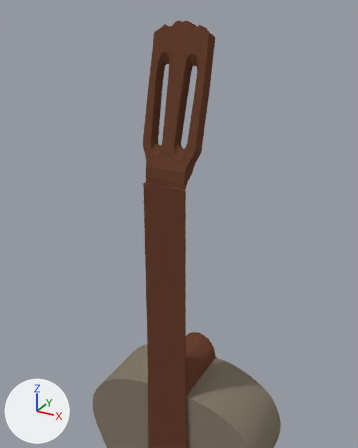
What one commit did to the Blender file guitar.blend.
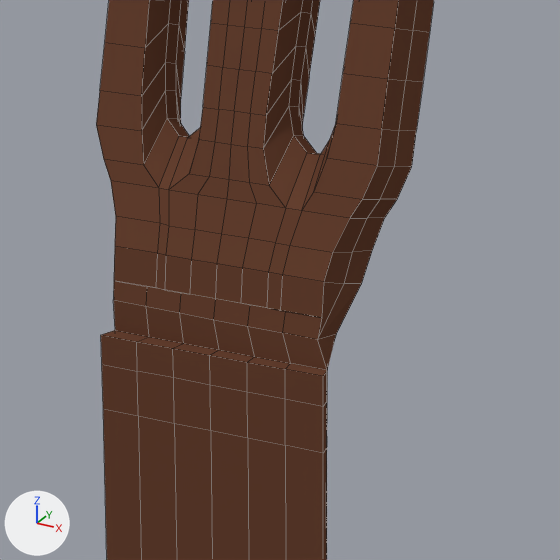
Old and new are each drawn from a 50 mm lens placed at (4.17, -11.22, 8.09), pointed at (0.31, -4.19, 4.57) and again close up on the part from 35% to 64% of the width and 27% to 50% of the height. The axes (+X, +Y, +Z) are drawn at lower left. The lights are the same throughout. The close-ups show mesh edges as thin lines.

The older version as bpy lines, for what is in view:
```python
me_mesh_006 = bpy.data.meshes.new('Mesh.006')
me_mesh_006.from_pydata(...)  # 1409 vertices, 1408 faces; spans x -2.0..1.9, y 0.2..7.6, z -31.5..15.1
me_mesh_006.materials.append(mat_material_001)  # brown #694332
ob_beziercurve_001 = bpy.data.objects.new('BezierCurve.001', me_mesh_006)
ob_beziercurve_001.location = (-0.069, -4.128, 1.352)
ob_beziercurve_001.rotation_euler = (3.142, 0.0, -3.142)  # degrees (180, 0, -180)
ob_beziercurve_001.scale = (0.28, 0.207, 0.207)
```
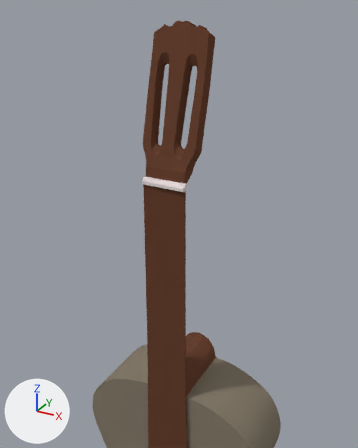
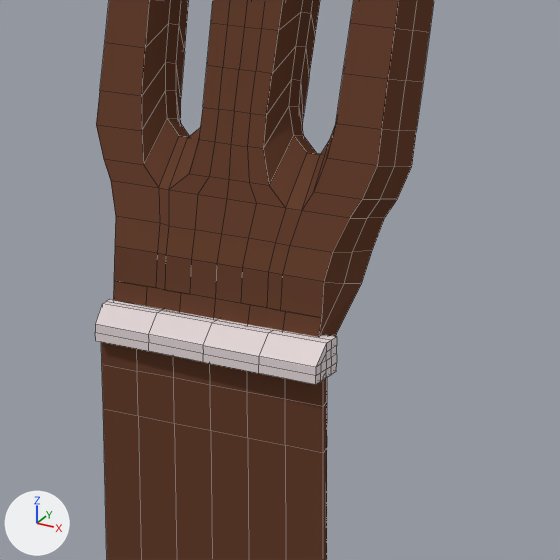
Commit message: add nut

The change in detail:
Material 'Material.004' (mat_material_004) is new.
Its base color is (0.8, 0.703, 0.714) (white #e7dadc).
Mesh me_cube is new.
It has 81 vertices, 80 faces and spans x -1.0..1.0, y -1.5..1.5, z -1.0..1.0.
It uses material mat_material_004 (white #e7dadc).
Object 'Cube.002' (ob_cube_002) is new; it shows me_cube.
Its location is (-0.061, -4.068, 5.218).
Its scale is (0.425, -0.0476, 0.0588).

Location of each change, [x1, y1, x2, y2] in pixels of the close-ups (560 x 560 px):
'Cube.002', added
    after: [95, 299, 337, 385]
